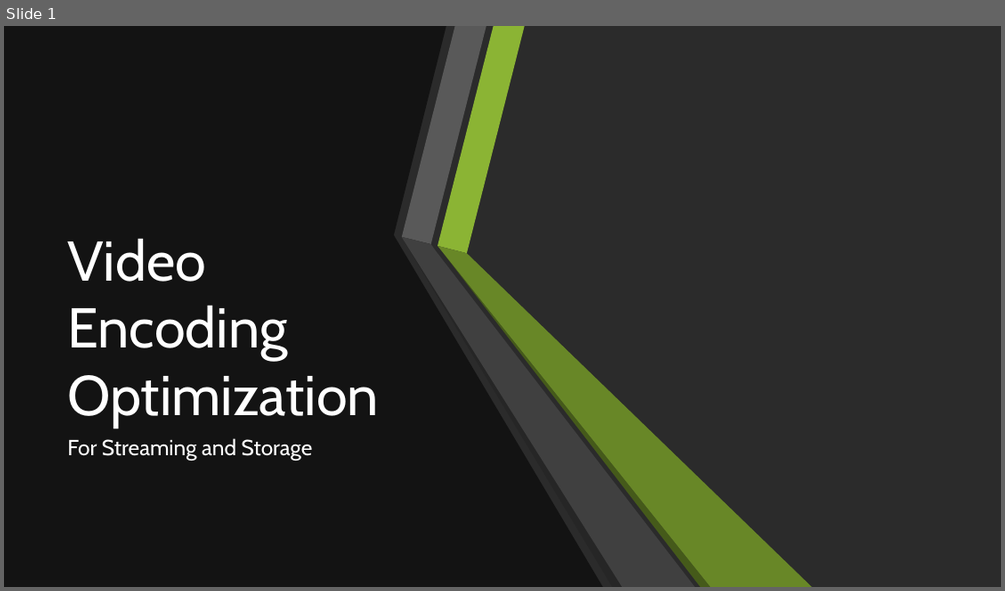
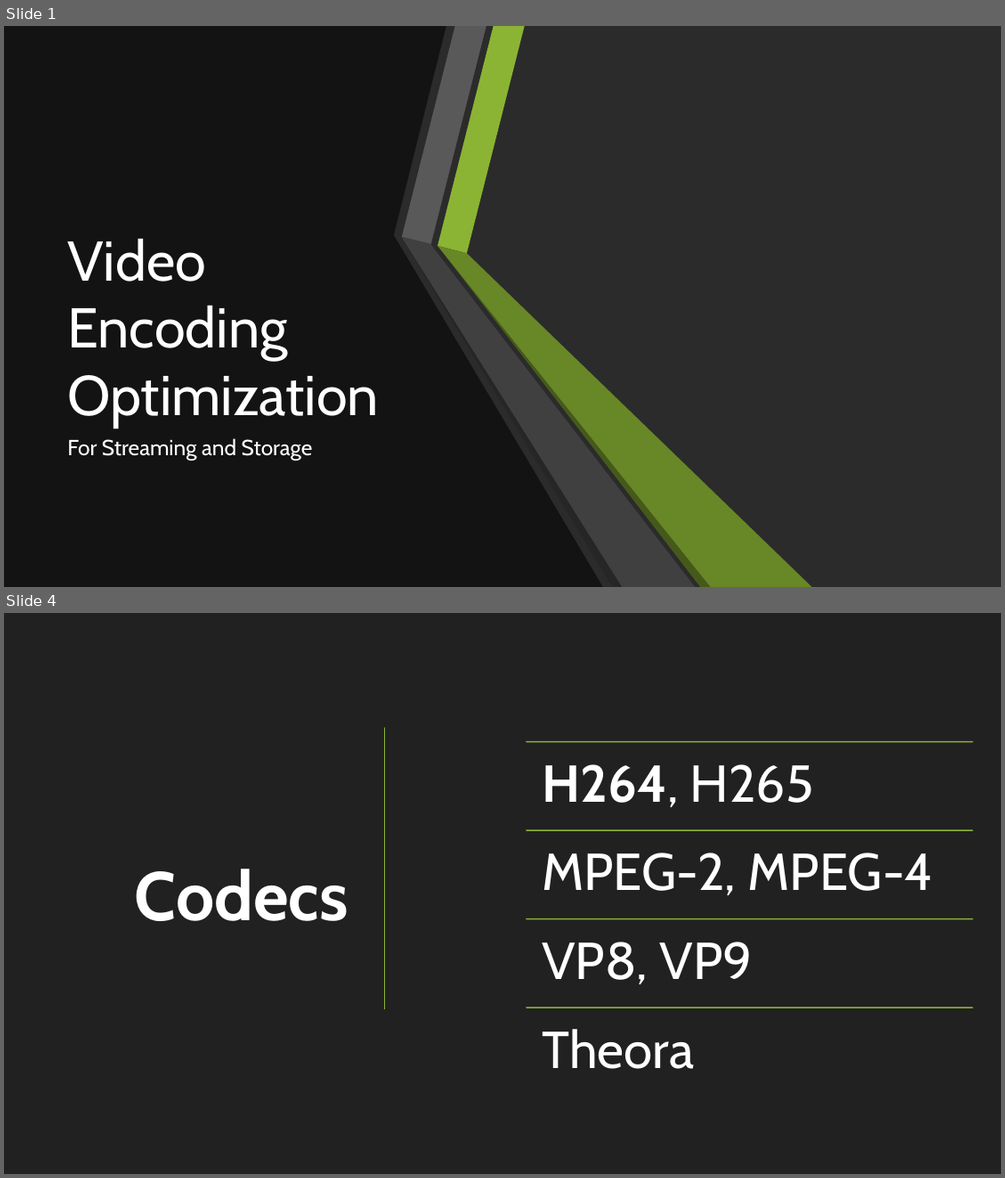
Before and after one commit to Rijndael99/encoding_bench, a slide deck: presentation.pptx. Shown one above the other, each under a label of ours: slide 1 before the commit, slides 1 and 4 after it; the slides between them are not shown. The pictures are 1005x591 and 1005x1178 pixels, drawn with LibreOffice and Linux fonts; fonts in the diff are those of the drawing; background and template pictures are left out; a plain dark background stands for a picture behind light text. Boxes give left, top, right and bottom in pixels: in the first picture for what was removed or moved away, otherwise in the second. Text is boxed around its words. In the diff, an @@ line names an element or a change of style, - is before the commit and + after.

```diff
--- a/presentation.pptx
+++ b/presentation.pptx
@@ slide 4 added at <box>4,613,1001,1174</box>, background picture (left out) @@
@@ rectangle added at <box>4,613,1001,1174</box>, fill #212121 @@
@@ line added from (385, 728) to (385, 1008), #8BB434 1.5 pt @@
@@ title added at <box>135,868,348,921</box>, 66 pt, text #FFFFFF, bold @@
+Codecs
@@ group added at <box>526,742,972,1069</box>: 4 lines, 4 texts @@
+H264, H265
+MPEG-2, MPEG-4
+VP8, VP9
+Theora
@@ group added at <box>16,613,216,1174</box>: 6 freeform shapes @@
```
Also in this commit, not shown: 2 slides changed, 3 other slides added.
